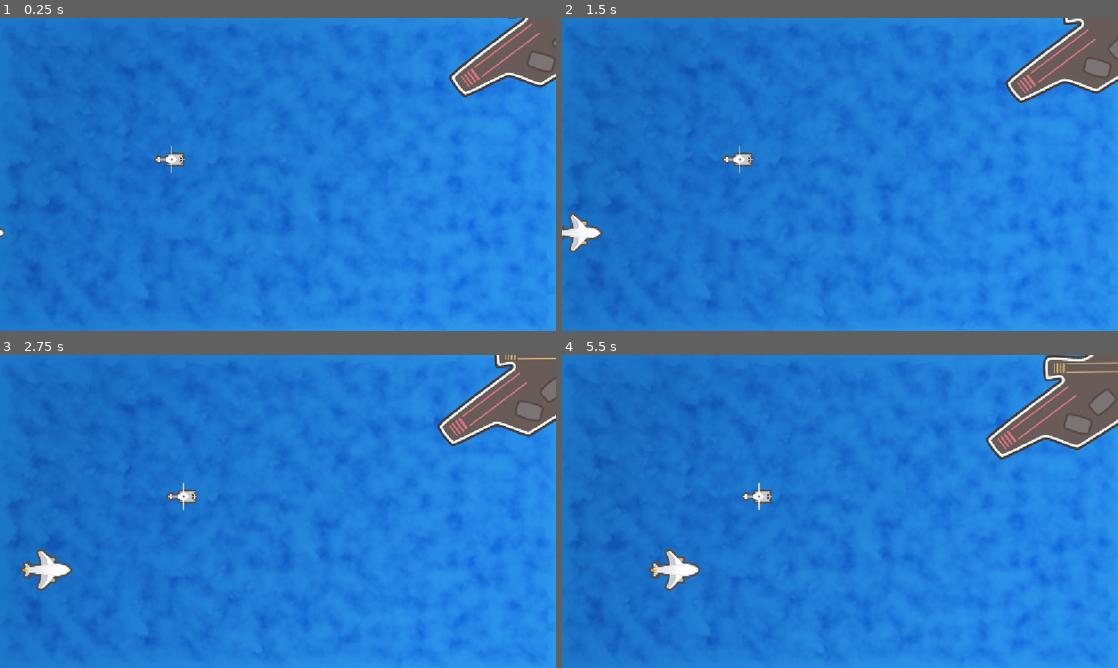
Above: before the commit, frames 1-4 (two rows, left to right).
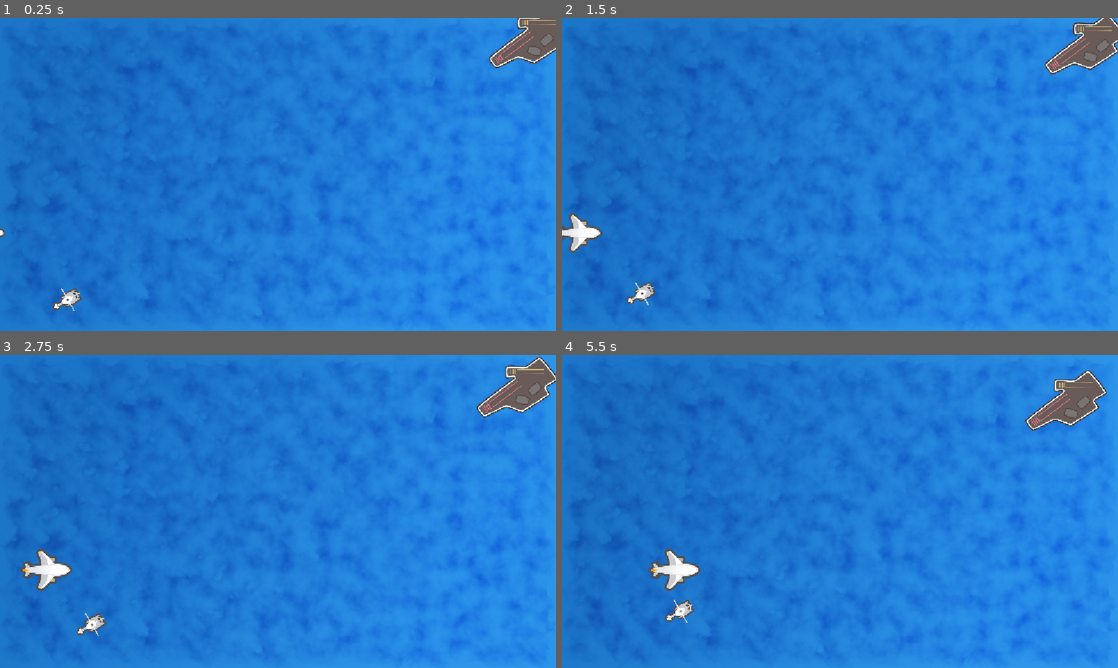
Above: after the commit, the same moments.

Repository: MohebYarahmadi/Godot_JumpStart_Projects
Game: Godot game, scene res://scenes/ocean/Ocean.tscn
Same seed, same stepped clock (60 frames per second), same inputs: the game is played once before the commit and once after it.
Inputs:
- Up to frame 1 (0.25 s): no input
- Up to frame 2 (1.5 s): no input
- Up to frame 3 (2.75 s): no input
- Up to frame 4 (5.5 s): no input

The runs differ from the first frame. In frame 1, 2.7% of the frame differs, in the area x 9-100%, y 0-94%; in frame 2, 3.0%; in frame 3, 3.4%; in frame 4, 4.4%, in the area x 18-100%, y 0-86%.

Commit message:
Foundation 11 Access by Unique Name

Diff:
--- a/scenes/ocean/Ocean.tscn
+++ b/scenes/ocean/Ocean.tscn
@@ -17,16 +17,17 @@
 [node name="carrier" type="Sprite2D" parent="."]
 position = Vector2(1096, 42.99997)
 rotation = -0.36651915
-scale = Vector2(0.9999999, 0.9999999)
+scale = Vector2(0.5, 0.5)
 texture = ExtResource("3_2ucyk")
-
-[node name="helicopter" type="Sprite2D" parent="carrier"]
-position = Vector2(-786.9766, -34.30574)
-rotation = 0.36651912
-scale = Vector2(0.5, 0.5)
-texture = ExtResource("2_i4j2t")
 
 [node name="plane" type="Sprite2D" parent="."]
 position = Vector2(-42, 445)
 scale = Vector2(0.5, 0.5)
 texture = ExtResource("1_npita")
+
+[node name="helicopter" type="Sprite2D" parent="."]
+unique_name_in_owner = true
+position = Vector2(132, 588)
+rotation = -0.5235988
+scale = Vector2(0.5, 0.5)
+texture = ExtResource("2_i4j2t")
--- a/scenes/ocean/ocean.gd
+++ b/scenes/ocean/ocean.gd
@@ -3,7 +3,10 @@
 
 @onready var plane: Sprite2D = $plane
 @onready var carrier: Sprite2D = $carrier
-@onready var helicopter: Sprite2D = $carrier/helicopter
+
+# Access as Unique Name option on for helicopter (recomended) % sign
+# ...now it doesn't matter the hierarchy of helicopter.
+@onready var helicopter: Sprite2D = %helicopter
 
 
 # Called when the node enters the scene tree for the first time.
@@ -17,7 +20,7 @@
 	if plane.scale.x < 0.7:
 		plane.scale.x += 0.1 * delta
 		plane.scale.y += 0.1 * delta
-	helicopter.global_position.x += 20.0 * delta	# it's a child node
-	helicopter.global_position.y -= 10.0 * delta	# it's a child node
+	helicopter.position.x += 20.0 * delta	# it's a child node
+	helicopter.position.y -= 10.0 * delta	# it's a child node
 	carrier.position.x -= 10.0 * delta
 	carrier.position.y += 10.0 * delta
